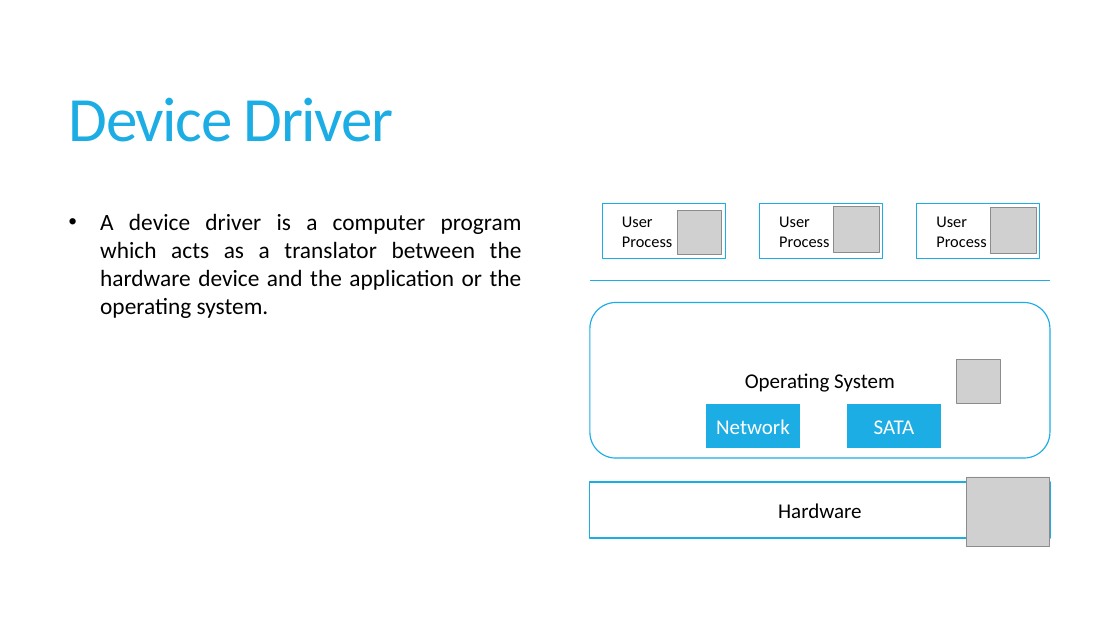
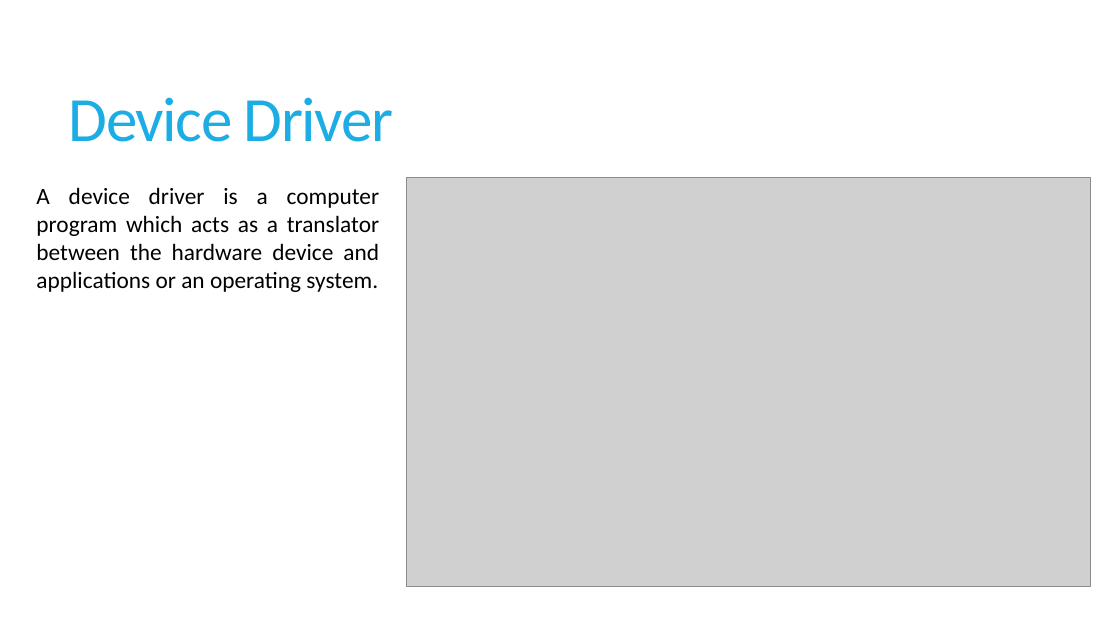
Before and after one commit to sushirol/Isolated-Driver-Domain, a slide deck: slide 2 of doc/presentation/IDDR.pptx (slide 3 before the commit). Drawn at 1120x630 pixels with LibreOffice and Linux fonts; fonts in the diff are those of the drawing; grey boxes stand for pictures. Boxes give left, top, right and bottom in pixels: in the first picture for what was removed or moved away, otherwise in the second. Text is boxed around its words. In the diff, an @@ line names an element or a change of style, - is before the commit and + after.

```diff
--- a/doc/presentation/IDDR.pptx
+++ b/doc/presentation/IDDR.pptx
@@ picture added at bbox=[407, 177, 1091, 586] @@
@@ text at bbox=[36, 187, 380, 292]: text changed @@
-• A device driver is a computer program which acts as a translator between the hardware device and the application or the operating system.
+A device driver is a computer program which acts as a translator between the hardware device and applications or an operating system.
@@ rectangle removed at bbox=[602, 203, 726, 259] @@
-User
-Process
@@ rectangle removed at bbox=[760, 203, 883, 259] @@
-User
-Process
@@ picture removed at bbox=[833, 206, 880, 252] @@
@@ rectangle removed at bbox=[917, 203, 1040, 259] @@
-User
-Process
@@ picture removed at bbox=[991, 208, 1037, 254] @@
@@ picture removed at bbox=[677, 210, 722, 255] @@
@@ line removed from (590, 281) to (1050, 281) @@
@@ rounded rectangle removed at bbox=[590, 302, 1050, 458] @@
-Operating System
@@ picture removed at bbox=[957, 360, 1001, 403] @@
@@ rectangle removed at bbox=[705, 403, 801, 450] @@
-Network
@@ rectangle removed at bbox=[846, 403, 942, 450] @@
-SATA
@@ picture removed at bbox=[967, 477, 1050, 546] @@
@@ rectangle removed at bbox=[590, 482, 1050, 539] @@
-Hardware
```
Also in this commit, not shown: 18 other slides changed, 13 slides added, 14 slides removed.
